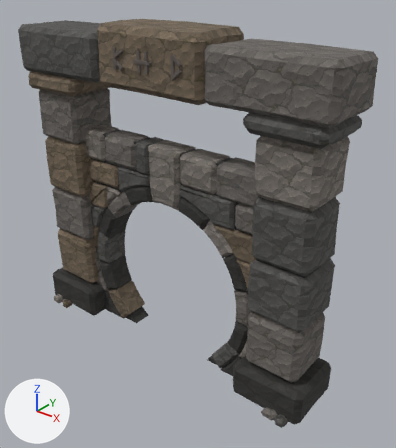
An edit to the glTF model assets/models/dungeon/entrance_stone.glb, drawn before and after from the same camera.
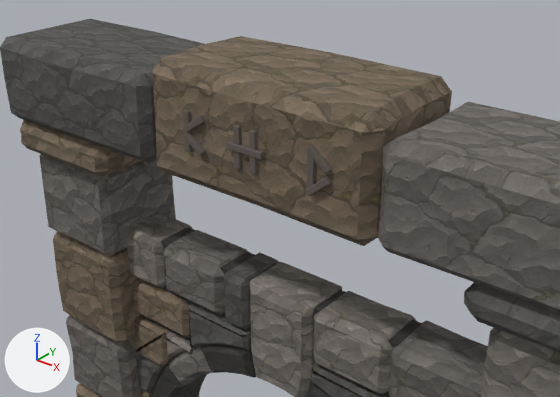
Each version is shown whole from a 50 mm camera at (2.97, -3.36, 3.43) aimed at (0.25, 0.05, 1.32), then close up from a 50 mm camera at (1.76, -2.31, 3.81) aimed at (0.17, -0.32, 2.58). Lighting does not change. The marker at lower left points along +X, +Y and +Z. The last two pictures show the newer version. Vertices at exactly the same position are counted once.

The first close-up shows 'model'.
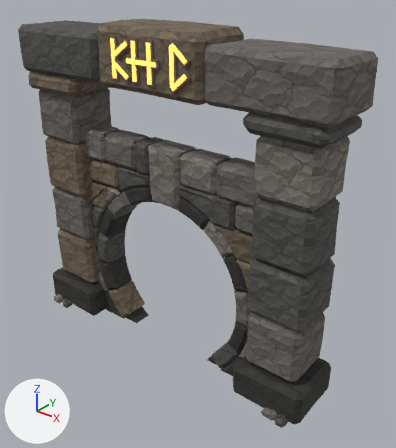
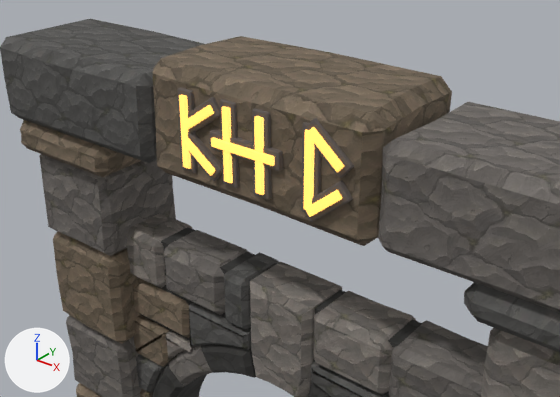
The change, as a diff of the scene's bpy script:
```diff
--- a/assets/models/dungeon/entrance_stone.glb.py
+++ b/assets/models/dungeon/entrance_stone.glb.py
@@ me_cube_023 @@
-me_cube_023.from_pydata(...)  # 6578 vertices, 12916 faces; spans x -1.6..1.59, y -0.39..0.29, z -0.01..2.98
+me_cube_023.from_pydata(...)  # 7082 vertices, 13888 faces; spans x -1.6..1.59, y -0.39..0.29, z -0.01..2.98
+# me_cube_023 part 1: the loose piece of 56 vertices spanning x -0.31..-0.29, y -0.32..-0.29, z 2.64..2.81 is scaled about its middle by (2.88, 0.919, 2.01)
+# me_cube_023 part 2: the loose piece of 56 vertices spanning x -0.05..-0.03, y -0.32..-0.29, z 2.64..2.81 is scaled about its middle by (2.88, 0.919, 2.01), then moved by (-0.04, 0.0, 0.0)
+# me_cube_023 part 3: the loose piece of 56 vertices spanning x 0.03..0.05, y -0.32..-0.3, z 2.64..2.81 is scaled about its middle by (2.88, 0.919, 2.01), then moved by (0.04, 0.0, 0.0)
+# me_cube_023 part 4: the loose piece of 56 vertices spanning x -0.09..0.09, y -0.33..-0.3, z 2.71..2.74 is scaled about its middle by (2.01, 0.919, 2.88)
+# me_cube_023 part 5: the loose piece of 56 vertices spanning x 0.29..0.31, y -0.32..-0.29, z 2.64..2.81 is scaled about its middle by (2.88, 0.919, 2.01)
+# me_cube_023 part 6: the loose piece of 56 vertices spanning x 0.29..0.38, y -0.32..-0.3, z 2.73..2.82 is multiplied about its middle by the matrix ((2.322, 0.0, 0.472), (0.0, 0.919, 0.0), (0.472, 0.0, 2.489)), then moved by (0.04, 0.0, 0.05)
+# me_cube_023 part 7: the loose piece of 56 vertices spanning x 0.29..0.38, y -0.33..-0.3, z 2.63..2.72 is multiplied about its middle by the matrix ((2.322, 0.0, -0.472), (0.0, 0.919, 0.0), (-0.472, 0.0, 2.489)), then moved by (0.03, 0.0, -0.05)
+# me_cube_023 part 8: the loose piece of 56 vertices spanning x -0.31..-0.29, y -0.32..-0.29, z 2.64..2.81 is copied, and the copy is scaled about its middle by (1.34, 1, 1.79), then moved by (0.0, -0.01, 0.0), in mat_crystal_amber (orange #f9bc59, glowing orange #ffc05b); it spans x -0.32..-0.28, y -0.33..-0.3, z 2.57..2.88
+# me_cube_023 part 9: the loose piece of 56 vertices spanning x -0.31..-0.21, y -0.32..-0.3, z 2.72..2.81 is copied, and the copy is scaled about its middle by (1.56, 1, 1.55), then moved by (0.04, -0.01, 0.04), in mat_crystal_amber (orange #f9bc59, glowing orange #ffc05b); it spans x -0.3..-0.14, y -0.34..-0.31, z 2.74..2.87
+# me_cube_023 part 10: the loose piece of 56 vertices spanning x -0.31..-0.21, y -0.33..-0.3, z 2.64..2.73 is copied, and the copy is scaled about its middle by (1.56, 1, 1.55), then moved by (0.04, -0.01, -0.04), in mat_crystal_amber (orange #f9bc59, glowing orange #ffc05b); it spans x -0.3..-0.14, y -0.34..-0.31, z 2.58..2.71
+# me_cube_023 part 11: the loose piece of 56 vertices spanning x -0.05..-0.03, y -0.32..-0.29, z 2.64..2.81 is copied, and the copy is scaled about its middle by (1.34, 1, 1.79), then moved by (-0.04, -0.01, 0.0), in mat_crystal_amber (orange #f9bc59, glowing orange #ffc05b); it spans x -0.1..-0.06, y -0.33..-0.3, z 2.57..2.88
+# me_cube_023 part 12: the loose piece of 56 vertices spanning x 0.03..0.05, y -0.32..-0.3, z 2.64..2.81 is copied, and the copy is scaled about its middle by (1.34, 1, 1.79), then moved by (0.04, -0.01, 0.0), in mat_crystal_amber (orange #f9bc59, glowing orange #ffc05b); it spans x 0.06..0.1, y -0.34..-0.31, z 2.57..2.88
+# me_cube_023 part 13: the loose piece of 56 vertices spanning x -0.09..0.09, y -0.33..-0.3, z 2.71..2.74 is copied, and the copy is scaled about its middle by (1.79, 1, 1.34), then moved by (0.0, -0.01, 0.0), in mat_crystal_amber (orange #f9bc59, glowing orange #ffc05b); it spans x -0.15..0.15, y -0.34..-0.31, z 2.71..2.74
+# me_cube_023 part 14: the loose piece of 56 vertices spanning x 0.29..0.31, y -0.32..-0.29, z 2.64..2.81 is copied, and the copy is scaled about its middle by (1.34, 1, 1.79), then moved by (0.0, -0.01, 0.0), in mat_crystal_amber (orange #f9bc59, glowing orange #ffc05b); it spans x 0.28..0.32, y -0.33..-0.3, z 2.57..2.88
+# me_cube_023 part 15: the loose piece of 56 vertices spanning x 0.29..0.38, y -0.32..-0.3, z 2.73..2.82 is copied, and the copy is scaled about its middle by (1.56, 1, 1.55), then moved by (0.03, -0.01, 0.05), in mat_crystal_amber (orange #f9bc59, glowing orange #ffc05b); it spans x 0.29..0.45, y -0.34..-0.31, z 2.76..2.89
+# me_cube_023 part 16: the loose piece of 56 vertices spanning x 0.29..0.38, y -0.33..-0.3, z 2.63..2.72 is copied, and the copy is scaled about its middle by (1.56, 1, 1.55), then moved by (0.03, -0.01, -0.05), in mat_crystal_amber (orange #f9bc59, glowing orange #ffc05b); it spans x 0.29..0.45, y -0.34..-0.31, z 2.56..2.69
+# me_cube_023 part 17: 42 vertices moved from x -0.31..-0.21, y -0.33..-0.3, z 2.64..2.81 to x -0.33..-0.11, y -0.33..-0.3, z 2.62..2.89; 68 vertices removed from x -0.31..-0.21, y -0.33..-0.3, z 2.64..2.81; 68 vertices added at x -0.33..-0.11, y -0.33..-0.3, z 2.56..2.89
+# me_cube_023 part 18: 8913 kept faces spanning x -0.99..0.99, y -0.33..0.14, z 0.01..2.89 get new texture (UV) coordinates
+# other edits to the shape of me_cube_023 do not show in these pictures
 me_cube_023.materials.append(mat_greystone_b)
@@ me_cube_023 @@
 me_cube_023.materials.append(mat_charcoal)
+me_cube_023.materials.append(mat_crystal_amber)  # orange #f9bc59, glowing orange #ffc05b
```

Where the change shows, as pixel boxes [x1, y1, x2, y2] in the close-ups (560 x 397 px; the box of a moved part takes in the faces that stretch with it):
part 1 of me_cube_023, moved or reshaped: before [183, 110, 193, 152]; after [177, 87, 197, 173]
part 2 of me_cube_023, moved or reshaped: before [233, 125, 242, 169]; after [220, 99, 239, 188]
part 3 of me_cube_023, moved or reshaped: before [249, 130, 258, 175]; after [252, 108, 272, 200]
part 4 of me_cube_023, moved or reshaped: before [226, 141, 264, 159]; after [209, 130, 283, 171]
part 5 of me_cube_023, moved or reshaped: before [307, 148, 316, 188]; after [301, 122, 321, 212]
part 6 of me_cube_023, moved or reshaped: before [307, 145, 332, 174]; after [303, 118, 354, 178]
part 7 of me_cube_023, moved or reshaped: before [305, 176, 332, 196]; after [301, 181, 353, 222]
part 8 of me_cube_023, added: after [179, 94, 191, 169]
part 9 of me_cube_023, added: after [183, 105, 214, 130]
part 10 of me_cube_023, added: after [184, 138, 215, 176]
part 11 of me_cube_023, added: after [222, 106, 233, 183]
part 12 of me_cube_023, added: after [254, 116, 264, 195]
part 13 of me_cube_023, added: after [211, 137, 275, 166]
part 14 of me_cube_023, added: after [303, 130, 315, 209]
part 15 of me_cube_023, added: after [307, 127, 344, 172]
part 16 of me_cube_023, added: after [305, 190, 343, 217]
part 17 of me_cube_023, moved or reshaped: before [183, 115, 206, 156]; after [181, 97, 222, 181]
part 18 of me_cube_023, surface changed: before [134, 120, 377, 397]; after [134, 97, 377, 397]
